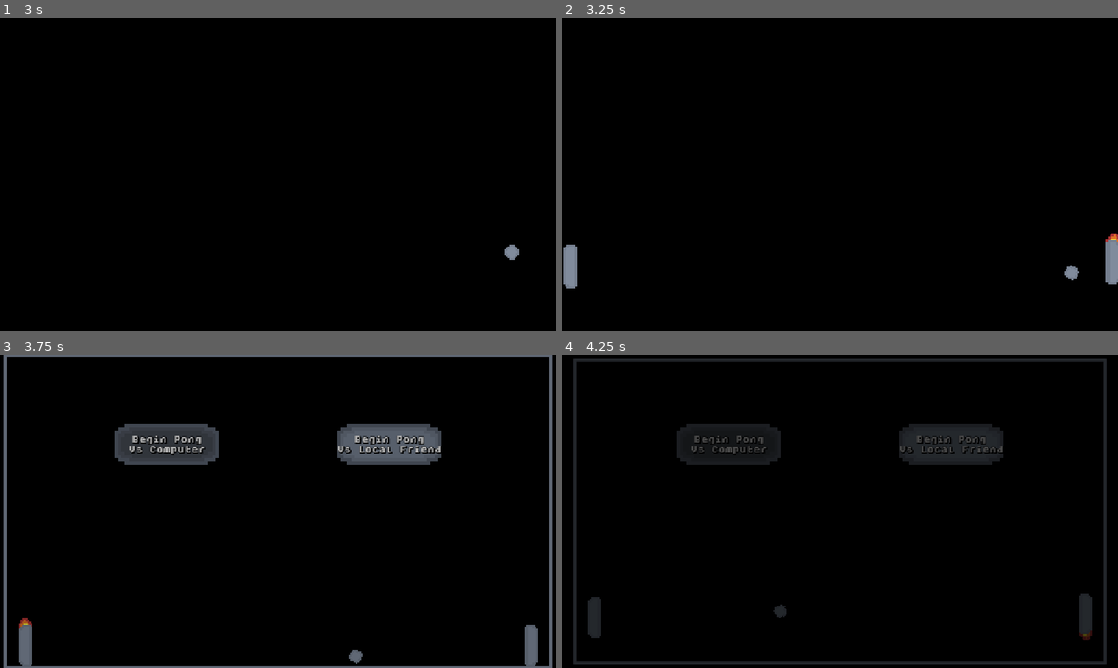
Above: before the commit, frames 1-4 (two rows, left to right).
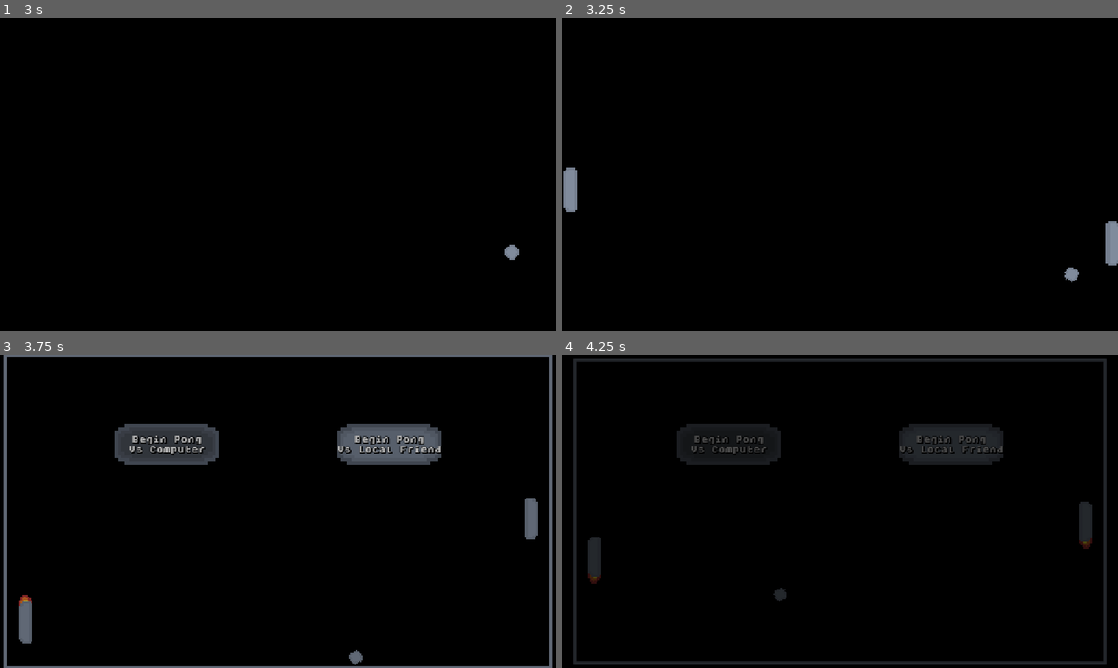
Above: after the commit, the same moments.

Repository: where-fore/pong
Game: Godot game, scene res://scenes/main_menu.tscn
Two runs of this game, one before a commit and one after it. Both use one fixed random seed, a clock stepped at 60 frames per second and the inputs below.
Inputs (mouse positions are in pixels of both pictures, inside the frame that each line leads up to):
- Up to frame 1 (3 s): tap Enter (start_game) at 0.5, 0.6, 1.35, 2.1, 2.85 s; move the mouse to (400, 158) at 0.52 s; hold E (move_up) 0.53-1.28 s; move the mouse to (166, 190) at 1.27 s; hold S (move_down) 1.28-2.03 s; move the mouse to (333, 105) at 2.02 s; hold E (move_up) from 2.03 s (still down); move the mouse to (250, 237) at 2.77 s
- Up to frame 2 (3.25 s): keep holding E (move_up)
- Up to frame 3 (3.75 s): release E (move_up) at 3.5 s; click "Begin Pong Vs Computer" at 3.5 s
- Up to frame 4 (4.25 s): no input

Frame 1 is identical in both runs. In frame 2, 1.0% of the frame differs, in the area x 0-100%, y 47-87%; in frame 3, 1.0%; in frame 4, 1.4%, in the area x 4-96%, y 46-92%.

Commit message:
better ai
it follows the ball every bounce (after an arbitrary "reaction speed" delay). this is instead of every frame

was mostly good practice to code, but does feels a bit better to play i think. paddles moves smoothly to where it thinks the ball will go, minus bounces. ideally this teaches player to do the same thing, and to beat it, predict bounces

Diff:
--- /dev/null
+++ b/project/event bus scripts/ai_events.gd
@@ -0,0 +1,7 @@
+extends Node
+
+@warning_ignore("unused_signal")
+signal ball_rebound
+
+@warning_ignore("unused_signal")
+signal ball_fired
--- a/project/project.godot
+++ b/project/project.godot
@@ -18,6 +18,7 @@
 [autoload]
 
 HudEvents="*res://event bus scripts/hud_events.gd"
+AiEvents="*res://event bus scripts/ai_events.gd"
 
 [display]
 
--- a/project/scenes/paddle.tscn
+++ b/project/scenes/paddle.tscn
@@ -43,7 +43,6 @@
 [node name="AnimatedSprite2D" type="AnimatedSprite2D" parent="."]
 scale = Vector2(4, 4)
 sprite_frames = SubResource("SpriteFrames_2hs0m")
-animation = &"down"
 
 [node name="CollisionShape2D" type="CollisionShape2D" parent="."]
 position = Vector2(-36, 0)
--- a/project/scripts/ball.gd
+++ b/project/scripts/ball.gd
@@ -62,10 +62,12 @@
 		rotate_ball()
 
 		HudEvents.ball_bounced.emit()
+		AiEvents.ball_rebound.emit()
 
 	elif area.is_in_group("Bounce Wall"):
 		velocity *= Vector2(1,-1)
 		rotate_ball()
+		AiEvents.ball_rebound.emit()
 
 	#failsafe: checks if it has collided with something recently
 	#restarts timer when colliding with anything
@@ -164,6 +166,7 @@
 
 		#return the ball to its original speed
 		velocity = original_velocity
+		AiEvents.ball_fired.emit()
 		$Timer.start() #restart collision timer
 
 		#clear saved data
--- a/project/scripts/main.gd
+++ b/project/scripts/main.gd
@@ -4,7 +4,7 @@
 @onready var fade_parent = $"Scene Fade/ColorRect"
 
 var fade_time_main_menu_to_black = 2
-var fade_time_game_from_black = 1
+var fade_time_game_from_black = 0.25
 
 signal input_button_first_pressed
 var input_button_pressed_once = false
--- a/project/scripts/paddle.gd
+++ b/project/scripts/paddle.gd
@@ -1,18 +1,23 @@
 extends Area2D
 
 var paddle_speed_factor = 500
-@onready var screen_size = get_viewport_rect().size
-@onready var paddle_size = $CollisionShape2D.shape.get_rect().size
+@onready var screen_height = get_viewport_rect().size.y
+@onready var paddle_height = $CollisionShape2D.shape.get_rect().size.y
+@onready var min_screen_can_travel = paddle_height/2
+@onready var max_screen_can_travel = (screen_height - paddle_height/2)
 var paddle_disabled_on_collision_for = 0.75 #this is also referenced in the bounce fx
 var velocity = Vector2.ZERO
-var ball_to_track = null
-var reaction_time_remaining = 0
+var ball_to_track:Node2D = null
+@onready var y_to_go_to = screen_height/2 #instantiated to center
+var reaction_time_min = 0.1 #seconds
+var reaction_time_max = 0.25
 
 # Called when the node enters the scene tree for the first time.
 func _ready() -> void:
 	if is_in_group("Right Paddle"):
 		$AnimatedSprite2D.flip_v = true #because the node in scene is just rotated 180 degrees
-
+	AiEvents.ball_rebound.connect(_on_ai_event)
+	AiEvents.ball_fired.connect(_on_ai_event)
 
 # Called every frame. 'delta' is the elapsed time since the previous frame.
 func _process(delta: float) -> void:
@@ -24,9 +29,7 @@
 		cursor_movement()
 
 	if is_in_group("AI Paddle"):
-		if not ball_to_track:
-			ball_to_track = get_tree().get_first_node_in_group("Ball")
-		if ball_to_track: ai_movement(delta)
+		ai_movement(delta)
 
 	if velocity.y < 0:
 		$AnimatedSprite2D.play("up")
@@ -35,7 +38,8 @@
 	else: $AnimatedSprite2D.play("default")
 
 	position += velocity * delta
-	position = position.clamp(Vector2.ZERO+paddle_size/2, (screen_size - paddle_size/2))
+	if position.y > max_screen_can_travel: position.y = max_screen_can_travel
+	if position.y < min_screen_can_travel: position.y = min_screen_can_travel
 
 #disable paddle for a bit to make sure there's no shennanigans
 func _on_area_entered(area: Area2D) -> void:
@@ -99,38 +103,71 @@
 	velocity = velocity * paddle_speed_factor
 
 
-func ai_movement(_delta):
-	track_ball_endpoint_at_current_velocity()
+func ai_movement(_delta:float, override_reaction:bool = false):
+	#set a goal
 
-	#reaction speed just really doesn't look good
-	#reaction_time_remaining -= _delta
-	#if reaction_time_remaining <= 0:
-		#reaction_time_remaining = randf_range(0,0.4)
-		#track_ball_endpoint_at_current_velocity()
+	#can override checking reaction time, like on ball rebound
+	if override_reaction: track_ball_endpoint_at_current_velocity()
+	##check if i can react yet
+	#elif not override_reaction:
+		##if not, do nothing but reduce wait time
+		#if reaction_time_remaining > 0:
+			#reaction_time_remaining -= delta
+		##if so, reset reaction time, and react
+		#if reaction_time_remaining <= 0:
+			#reaction_time_remaining = randf_range(0.1,0.4)
+			#track_ball_endpoint_at_current_velocity()
+
+	#go to my goal
+	#with a lil 2px padding to clean up floating point issues
+	if y_to_go_to-2 > position.y:
+		velocity.y = 1
+	elif y_to_go_to+2 < position.y:
+		velocity.y = -1
+	else: velocity.y = 0
+	velocity.y = velocity.y * paddle_speed_factor
 
 
 func track_ball_endpoint_at_current_velocity():
-	var x = abs(position.x - ball_to_track.position.x)
-	var y = abs(position.y - ball_to_track.position.y)
-	var time_to_reach_x = x/ball_to_track.velocity.x
-	var time_to_reach_y = y/ball_to_track.velocity.y
-	var time_to_react = min(abs(time_to_reach_x), abs(time_to_reach_y))
-	var y_at_current_speed = ball_to_track.velocity.y * time_to_react + ball_to_track.position.y
+	#this currently ignores bounces, which i think is good
+	#if i wanted it to think of bounces, i could check if the target y is outside of play area, if so by how much, then subtract that from play area height, to get estimated. can use modulo for multiple bounces
 
-	go_to_point(y_at_current_speed)
+	#track a ball
+	if not ball_to_track: ball_to_track = get_tree().get_first_node_in_group("Ball")
+
+	#if the ball is to the right of the paddle, and is moving right, go to center
+	if ball_to_track.position.x > position.x and ball_to_track.velocity.x > 0:
+		set_goal_to_new_y(360)
+	#if the ball is to the left of the paddle, and is moving left, go to center
+	elif ball_to_track.position.x < position.x and ball_to_track.velocity.x < 0:
+		set_goal_to_new_y(360)
+	#otherwise, go catch the ball
+	else:
+		var x_ball_will_travel = position.x - ball_to_track.position.x
+		var time_to_reach_x = x_ball_will_travel/ball_to_track.velocity.x
+		var y_at_current_speed = ball_to_track.velocity.y * time_to_reach_x + ball_to_track.position.y
+
+		set_goal_to_new_y(y_at_current_speed)
 
 
-func go_to_point(point: float):
-	var paddle_center = position.y
-	var paddle_size_y = paddle_size.y
-	#size/2 is the furthest point, so somewhere between center and that
-	#this also doesn't really do anything cause it gets called every frame
-	var impact_point_offset = randf_range(0,paddle_size_y/2)
+func set_goal_to_new_y(y_value: float):
+	#move the goal a bit from the center of the paddle (for angular action)
+	#size/2 is the furthest end point, so somewhere between center and that
+	#okay /2 is too pixel perfect
+	var offset_range = paddle_height/2.5
+	#could change this to a normal distribution, centering on 75%?
+	var impact_point_offset = randf_range(-offset_range,offset_range)
 
-	if point > (paddle_center + impact_point_offset):
-		velocity.y = 1
-	elif point < (paddle_center - impact_point_offset):
-		velocity.y = -1
-	else: velocity.y = 0
+	y_to_go_to = y_value + impact_point_offset
+	#clamp to screen size, so it doesn't keep moving at edge of screen
+	if y_to_go_to > max_screen_can_travel: y_to_go_to = max_screen_can_travel
+	if y_to_go_to < min_screen_can_travel: y_to_go_to = min_screen_can_travel
 
-	velocity = velocity * paddle_speed_factor
+
+func _on_ai_event():
+	if self.is_in_group("AI Paddle"):
+		#wait a lil for fake reaction time
+		var wait_time = randf_range(reaction_time_min,reaction_time_max)
+		await get_tree().create_timer(wait_time).timeout
+
+		ai_movement(0, true)
Not shown, added: project/event bus scripts/ai_events.gd.uid
Not shown, changed: pong to do.txt
